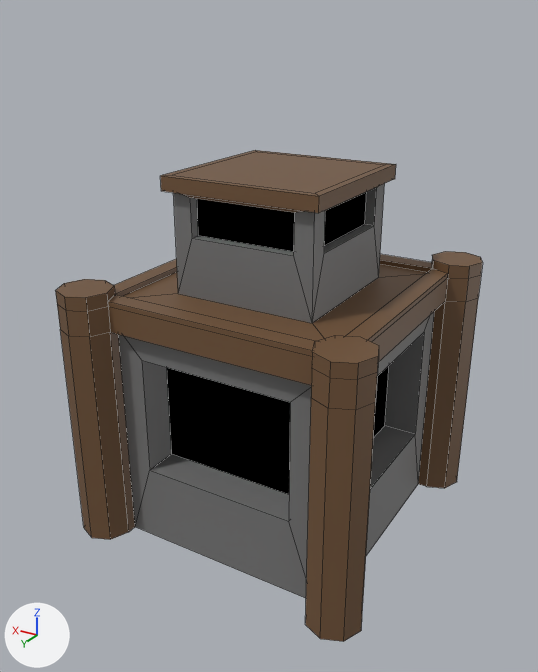
A saved change to the Blender file Final Project Alchemy/Assets/Models/machines/Centre.blend.
The view is the same before and after, from a 50 mm lens placed at (-13.1, 22.7, 18.7), pointed at (-0.1, 1.1, 7.9). The axes (+X, +Y, +Z) are drawn at lower left. The lights are the same throughout. Mesh edges are drawn as thin lines.

Before the edit, the objects in view are built like this:
```python
me_cylinder = bpy.data.meshes.new('Cylinder')
me_cylinder.from_pydata(...)  # 232 vertices, 209 faces; spans x -6.0..6.0, y -6.0..6.0, z 0.0..13.76
# faces by material slot: [139, 62, 8]
me_cylinder.materials.append(mat_wood)  # brown #725439
me_cylinder.materials.append(mat_stone)  # grey #777777
me_cylinder.materials.append(mat_void)  # black #000000
ob_cylinder = bpy.data.objects.new('Cylinder', me_cylinder)
ob_cylinder.location = (0.0, 0.0, 0.0)
```
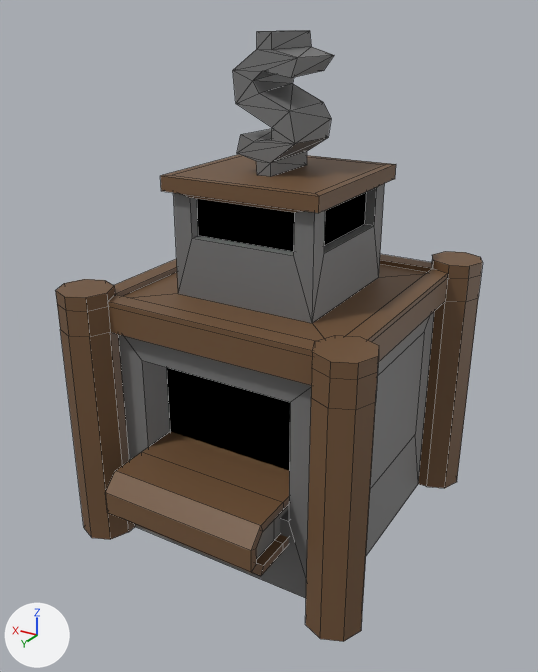
Location of each change, [x1, y1, x2, y2] in pixels of the pictures (538 x 672 px):
'Cylinder', reshaped (24% taller): before [55, 150, 483, 642]; after [55, 30, 483, 642]
part 1 of me_cylinder, added (brown): after [105, 431, 290, 576]
part 2 of me_cylinder, added: after [233, 30, 334, 177]
part 3 of me_cylinder, cut back: [370, 333, 424, 489] in both

Diff of the bpy script that builds the scene:
```diff
--- a/Final Project Alchemy/Assets/Models/machines/Centre.blend.py
+++ b/Final Project Alchemy/Assets/Models/machines/Centre.blend.py
@@ mat_stone_001 @@
+mat_stone_001 = principled_material('stone.001')
+mat_stone_001.base_color = (0.184, 0.184, 0.184)  # grey #777777
@@ mat_wood_001 @@
+mat_wood_001 = principled_material('wood.001')
+mat_wood_001.base_color = (0.168, 0.0887, 0.0407)  # brown #725439
@@ me_cylinder @@
 # used by ob_cylinder; location = (0.0, 0.0, 0.0)
-me_cylinder.from_pydata(...)  # 232 vertices, 209 faces; spans x -6.0..6.0, y -6.0..6.0, z 0.0..13.76
+me_cylinder.from_pydata(...)  # 312 vertices, 320 faces; spans x -6.0..6.0, y -6.0..7.0, z 0.0..18.24
+# me_cylinder part 1: a new loose piece of 48 vertices spanning x -3.0..3.0, y 2.0..7.0, z 2.0..4.0
+# me_cylinder part 2: a new loose piece of 44 vertices spanning x -1.24..1.24, y -1.26..1.26, z 13.76..18.24, in mat_stone (grey #777777)
+# me_cylinder part 3
+# 12 vertices are removed from x -3.28..3.28, y -3.28..3.0, z 3.0..7.55
+# 15 faces are deleted
+# 3 new faces join them, mat_stone (grey #777777)
 me_cylinder.materials.append(mat_wood)
@@ me_cylinder @@
 me_cylinder.materials.append(mat_void)
+me_cylinder.materials.append(mat_wood_001)  # brown #725439
+me_cylinder.materials.append(mat_stone_001)  # grey #777777
```
